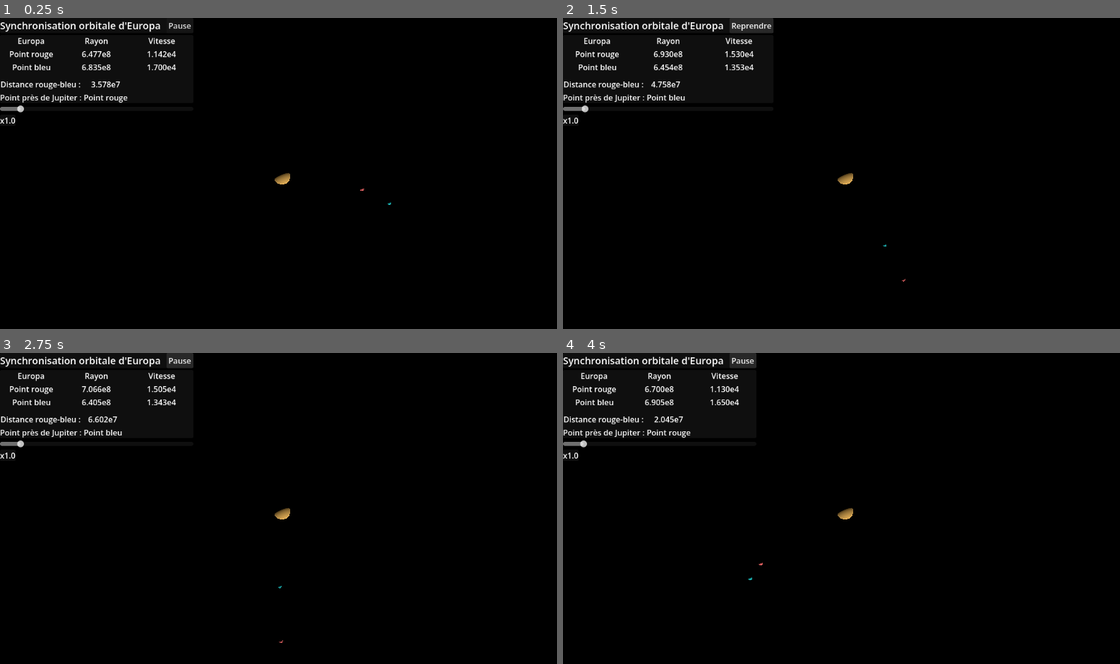
Above: before the commit, frames 1-4 (two rows, left to right).
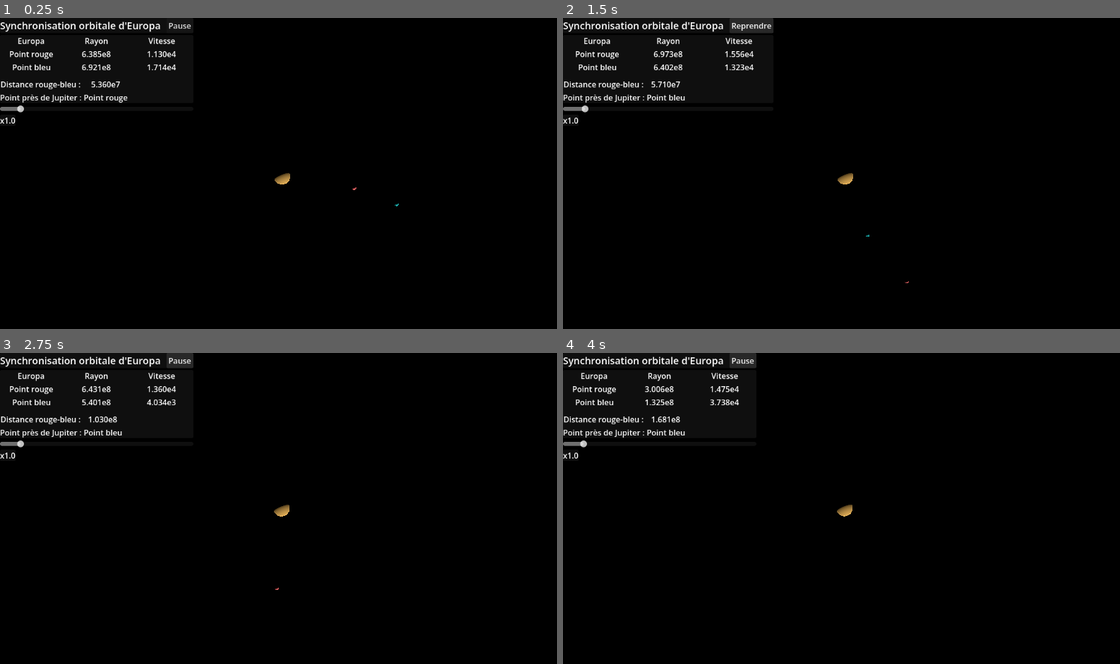
Above: after the commit, the same moments.

Repository: adorion25/Euroba
Game: Godot game, scene res://node_3d.tscn
Two runs of this game, one before a commit and one after it. Both use one fixed random seed, a clock stepped at 60 frames per second and the inputs below. The project has no main scene, so this scene is started directly.
Inputs:
- Up to frame 1 (0.25 s): no input
- Up to frame 2 (1.5 s): click "Pause" at 1.25 s
- Up to frame 3 (2.75 s): click "Reprendre" at 2 s
- Up to frame 4 (4 s): no input

The runs differ from the first frame. In frame 1, 0.2% of the frame differs, in the area x 15-72%, y 10-61%; in frame 2, 0.1%; in frame 3, 0.3%; in frame 4, 0.4%, in the area x 14-53%, y 10-74%.

Commit message:
Chaque corps a son script maintenant

Diff:
--- a/euroba/Lune.gd
+++ b/euroba/Lune.gd
@@ -12,13 +12,9 @@
 @export var masse_corps : float
 @export var periode_relative : float
 
-@export_group("Point 1 d'Europe")
-@export var rayon_initial_1 : float
-@export var vitesse_initiale_1 : float
-
-@export_group("Point 2 d'Europe")
-@export var rayon_initial_2 : float
-@export var vitesse_initiale_2 : float
+@export_group("Point d'Europe")
+@export var rayon_initial : float
+@export var vitesse_initiale : float
 
 @export_group("Paramètres d'Euler")
 @export var etapes_calcul_par_ecran : int
@@ -31,8 +27,9 @@
 var v_1 : Vector3
 var r_2 : Vector3
 var v_2 : Vector3
+var a_1 : Vector3
 var periode : float = 299.819e3
-@export var europe_1 : RigidBody3D
+
 @export var europe_2 : RigidBody3D
 
 var pause : bool
@@ -42,10 +39,9 @@
 # Called when the node enters the scene tree for the first time.
 func _ready() -> void:
 
-	r_1 = rayon_initial_1 * Vector3(1, 0, 0)
-	v_1 = vitesse_initiale_1 * Vector3(0, 0, 1)
-	r_2 = rayon_initial_2 * Vector3(1, 0, 0)
-	v_2 = vitesse_initiale_2 * Vector3(0, 0, 1)
+	r_1 = rayon_initial * Vector3(1, 0, 0)
+	v_1 = vitesse_initiale * Vector3(0, 0, 1)
+
 	pause = false
 
 
@@ -53,10 +49,12 @@
 func _process(delta: float) -> void:
 	if pause :
 		return
+
+	r_2 = europe_2.r_1
+	v_2 = europe_2.v_1
 	appliquer_euler(delta*echelle_temps)
 
-	europe_1.position = conv_position_reelle_a_simulee(r_1)
-	europe_2.position = conv_position_reelle_a_simulee(r_2)
+	position = conv_position_reelle_a_simulee(r_1)
 
 func conv_position_reelle_a_simulee(position_reelle : Vector3) -> Vector3:
 	"""Effectue la conversion d'une position réelle à une position de l'espace
@@ -89,17 +87,14 @@
 	var nb_periode = temps_dernier_ecran * periode / periode_relative
 	var h = nb_periode / etapes_calcul_par_ecran
 	for i in range(etapes_calcul_par_ecran):
-		var force_gravitationnelle_1 = -G * (masse_corps / 2 * masse_centre_rotation) / r_1.length()**3 * r_1
-		var force_gravitationnelle_2 = -G * (masse_corps / 2 * masse_centre_rotation) / r_2.length()**3 * r_2
+
+		var force_gravitationnelle = -G * (masse_corps / 2 * masse_centre_rotation) / r_1.length()**3 * r_1
 		var force_ressort = elasticite * ((r_2 - r_1).length() - distance_equilibre) * (r_2 - r_1).normalized()
 		var force_frottement = coeff_dissipation * (v_2 - v_1)
 
-		var a_1 = (force_gravitationnelle_1 + force_ressort + force_frottement) / (masse_corps / 2)
-		var a_2 = (force_gravitationnelle_2 - force_ressort - force_frottement) / (masse_corps / 2)
-		v_2 += h * a_2
+		a_1 = (force_gravitationnelle + force_ressort + force_frottement) / (masse_corps / 2)
 		v_1 += h * a_1
 		r_1 += h * v_1
-		r_2 += h * v_2
 
 
 func mettre_en_pause(mode_pause: bool) -> void:
--- a/euroba/node_3d.tscn
+++ b/euroba/node_3d.tscn
@@ -48,7 +48,7 @@
 material_override = SubResource("StandardMaterial3D_a202f")
 mesh = SubResource("SphereMesh_4xowi")
 
-[node name="Europe 1" type="RigidBody3D" parent="." unique_id=1152047052 node_paths=PackedStringArray("europe_1", "europe_2")]
+[node name="Europe 1" type="RigidBody3D" parent="." unique_id=1152047052 node_paths=PackedStringArray("europe_2")]
 transform = Transform3D(1, 0, 0, 0, 1, 0, 0, 0, 1, 5, 0, 0)
 script = ExtResource("1_a202f")
 min_distance_simulee = 5.0
@@ -58,12 +58,9 @@
 masse_centre_rotation = 1.989e+27
 masse_corps = 4.8e+22
 periode_relative = 8.0
-rayon_initial_1 = 652377000.0
-vitesse_initiale_1 = 10664.75
-rayon_initial_2 = 677347000.0
-vitesse_initiale_2 = 17741.25
+rayon_initial = 639892000.0
+vitesse_initiale = 10644.75
 etapes_calcul_par_ecran = 1000
-europe_1 = NodePath(".")
 europe_2 = NodePath("../Europe 2")
 
 [node name="CollisionShape3D" type="CollisionShape3D" parent="Europe 1" unique_id=1391428646]
@@ -75,8 +72,20 @@
 mesh = SubResource("SphereMesh_noarx")
 surface_material_override/0 = SubResource("StandardMaterial3D_a0tk4")
 
-[node name="Europe 2" type="RigidBody3D" parent="." unique_id=1773264772]
+[node name="Europe 2" type="RigidBody3D" parent="." unique_id=1773264772 node_paths=PackedStringArray("europe_2")]
 transform = Transform3D(1, 0, 0, 0, 1, 0, 0, 0, 1, 6.5, 0, 0)
+script = ExtResource("1_a202f")
+min_distance_simulee = 5.0
+max_distance_simulee = 15.0
+min_distance_reelle = 600000000.0
+max_distance_reelle = 700000000.0
+masse_centre_rotation = 1.989e+27
+masse_corps = 4.8e+22
+periode_relative = 8.0
+rayon_initial = 689832000.0
+vitesse_initiale = 17741.25
+etapes_calcul_par_ecran = 1000
+europe_2 = NodePath("../Europe 1")
 
 [node name="CollisionShape3D" type="CollisionShape3D" parent="Europe 2" unique_id=1569230407]
 transform = Transform3D(0.5, 0, 0, 0, 0.5, 0, 0, 0, 0.5, 0, 0, 0)
